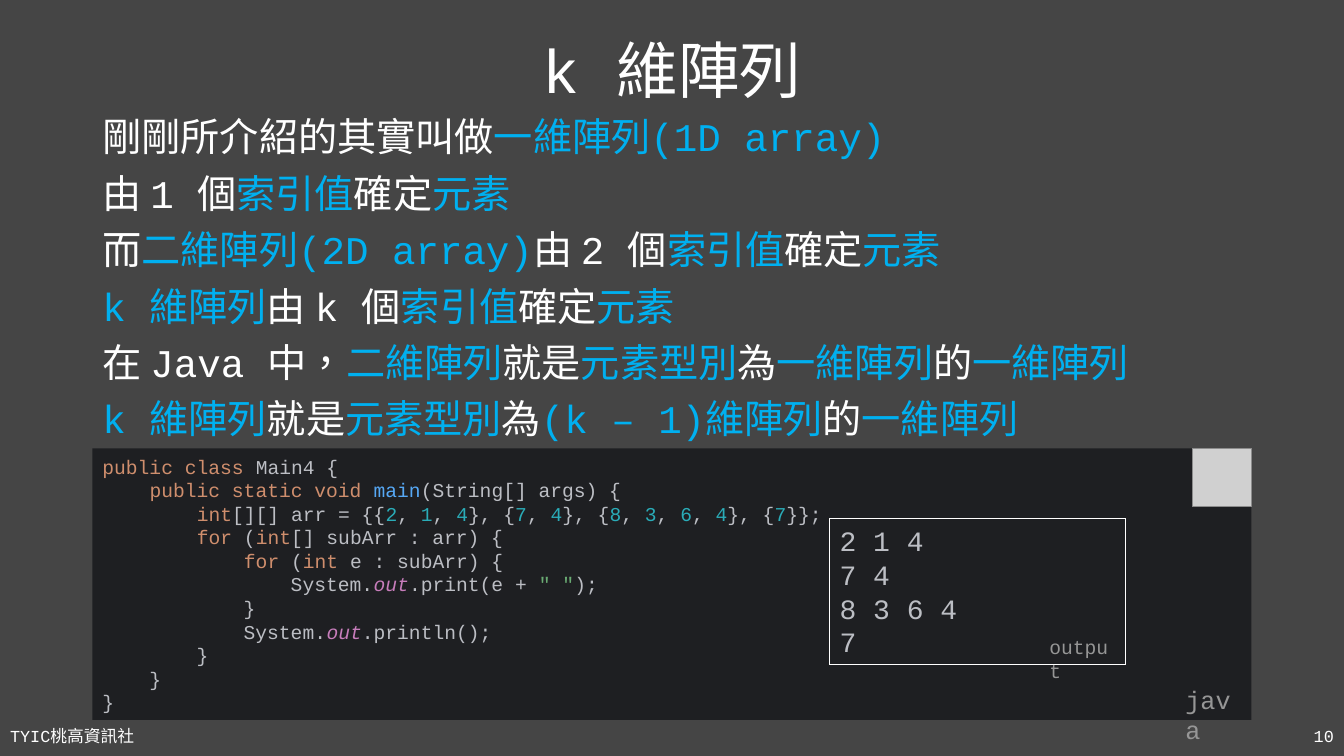
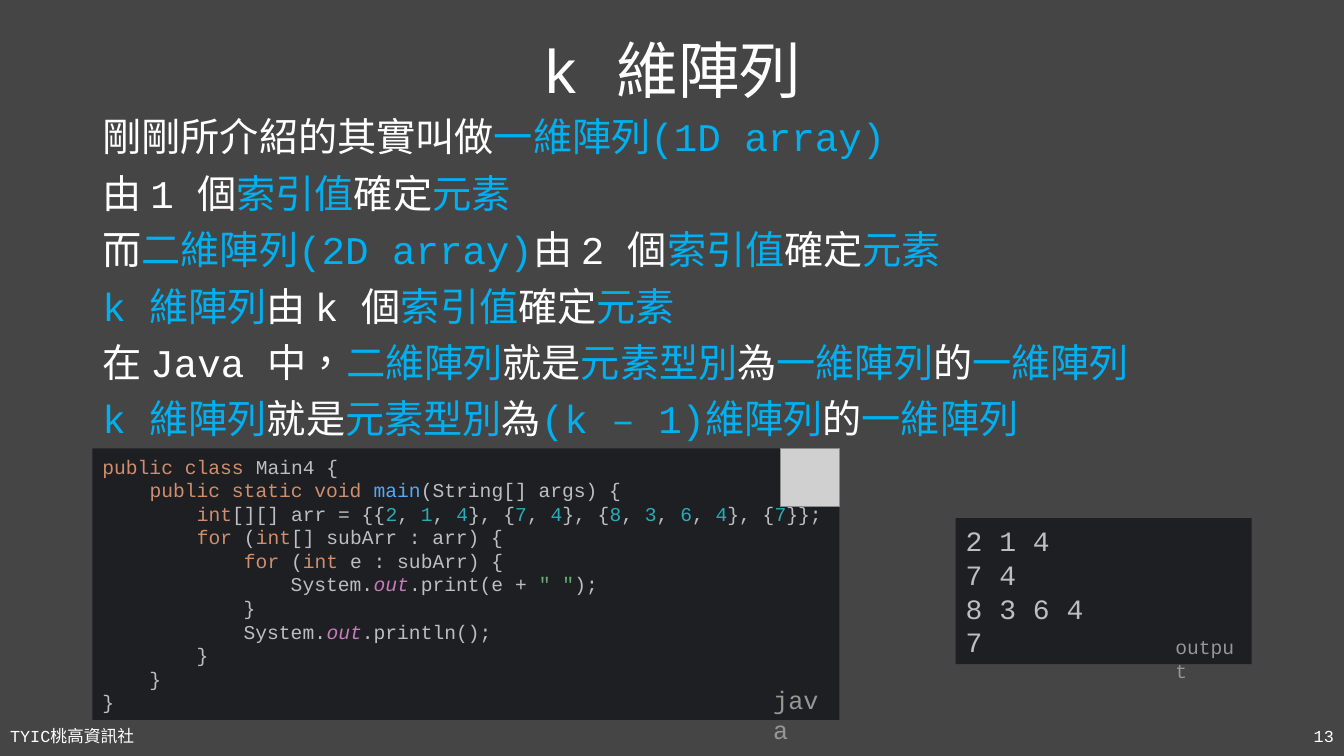
Before and after one commit to TYSHIC/slides, a slide deck: slide 13 of powerpoint/10_包裝類別與工具類別(1).pptx (slide 10 before the commit). Drawn at 1344x756 pixels with LibreOffice and Linux fonts; fonts in the diff are those of the drawing; grey boxes stand for pictures. Boxes give left, top, right and bottom in pixels: in the first picture for what was removed or moved away, otherwise in the second. Text is boxed around its words. In the diff, an @@ line names an element or a change of style, - is before the commit and + after.

```diff
--- a/powerpoint/10_包裝類別與工具類別(1).pptx
+++ b/powerpoint/10_包裝類別與工具類別(1).pptx
@@ rectangle "public class Main4 { public ...": place and size @@
-rectangle "public class Main4 { public ..." at (93,449,1252,720)
+rectangle "public class Main4 { public ..." at (93,449,840,720)
@@ picture: place and size @@
-picture at (1193,449,1252,507)
+picture at (780,449,840,507)
@@ rectangle "2 1 4": place and size @@
-rectangle "2 1 4" at (830,518,1126,664)
+rectangle "2 1 4" at (956,518,1252,664)
@@ rectangle "2 1 4" at (956,518,1252,664): outline #FFFFFF 0.75 pt to none @@
@@ text "output": place and size @@
-text "output" at (1040,630,1125,664)
+text "output" at (1166,630,1251,664)
@@ text "java": place and size @@
-text "java" at (1176,680,1252,720)
+text "java" at (763,680,840,720)
@@ page number at (1314,731,1334,742): text changed @@
-10
+13
```
Also in this commit, not shown: 3 other slides changed, 2 slides added, 3 other files.
